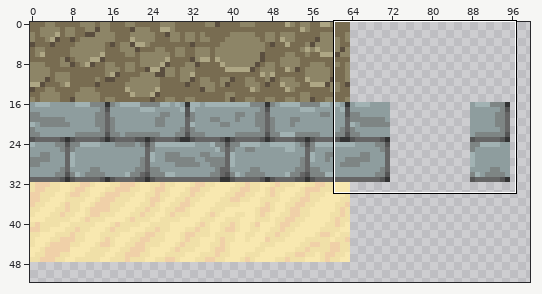
Pixel-art file -- img/terrain1.ase. The first picture is a wide view before the edit; the outline marks the close-up.
Close-up. Before the edit:
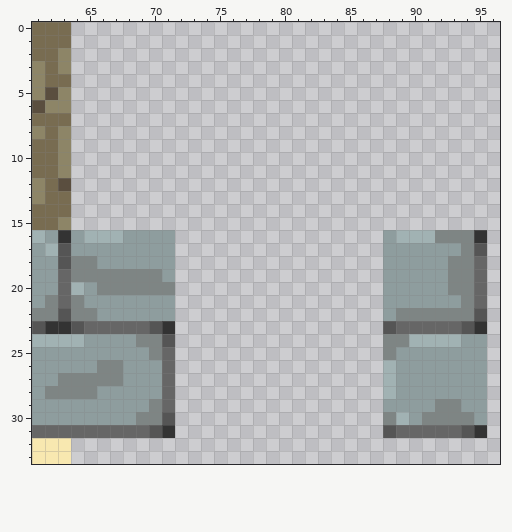
256x256 pixels, 1 frame. Shown: x 61..96, y 0..33. The wide view leaves out empty margins.
After:
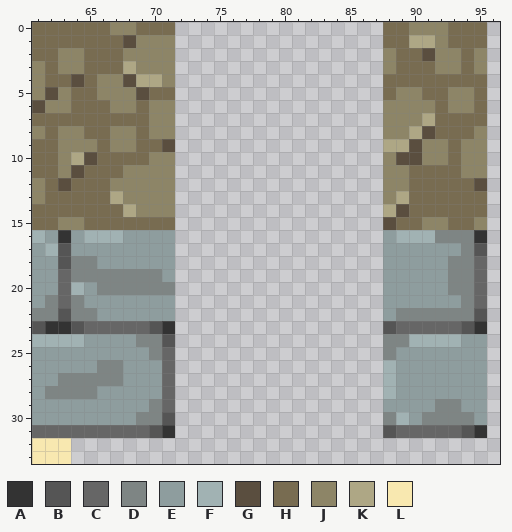
Palette (. is transparent): A #333333  B #555555  C #666666  D #7e8584  E #8e9d9e  F #a1b2b3  G #5a4e3f  H #786c51  J #8d8567  K #aea785  L #f8e8b0
What changed:
--- layer "fg"
@@ x 61..96 @@
- 0 HHH.................................
- 1 HHH.................................
- 2 HHJ.................................
- 3 JHJ.................................
- 4 JHH.................................
- 5 JGJ.................................
- 6 GJJ.................................
- 7 HHH.................................
- 8 JHJ.................................
- 9 HHJ.................................
-10 HHJ.................................
-11 HHJ.................................
-12 JHG.................................
-13 JHH.................................
-14 HHH.................................
-15 HHJ.................................
+ 0 HHHHHHJJHHH................HHJJJHHH.
+ 1 HHHHHHHGJJJ................HHKKJHHH.
+ 2 HHJJHHHJJJJ................JHHGJJHJ.
+ 3 JHJJHHHKJJJ................JHHHJJHJ.
+ 4 JHHGHJJGKKJ................HHHHHHHH.
+ 5 JGJHHJJJGHH................HJJHHJJH.
+ 6 GJJHHHJJHJJ................JJJJHJJH.
+ 7 HHHHHHHHHJJ................JJJKHHHH.
+ 8 JHJJHHJJHJJ................JJKGHHHJ.
+ 9 HHJJJHJJHHG................KKGJJHJJ.
+10 HHJKGHHHHJJ................JGGJJHJJ.
+11 HHJGHHHJJJJ................JJHHHHJJ.
+12 JHGHHHJJJJJ................JJHHHHHG.
+13 JHHHHHKJJJJ................JKHHHHHH.
+14 HHHHHHHKJJJ................KGHHHHHH.
+15 HHJJHHHHHHH................GHHJJHHJ.
 16 FEAEFFFEEEE................EFFFDDDA.
